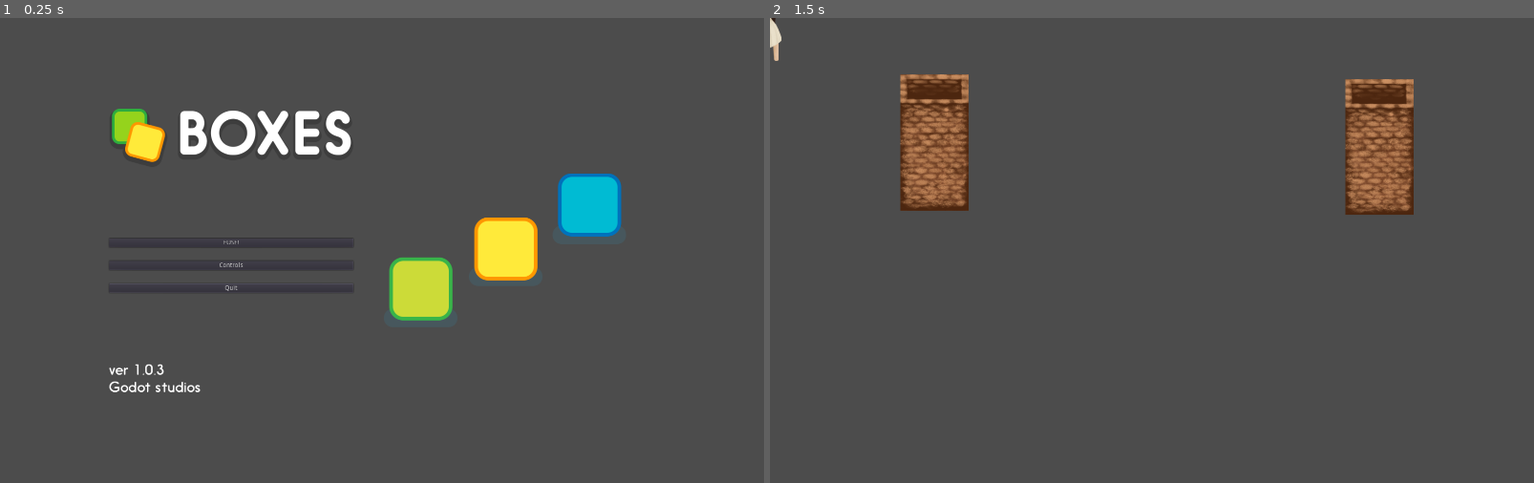
Above: before the commit, frames 1-2 (left to right).
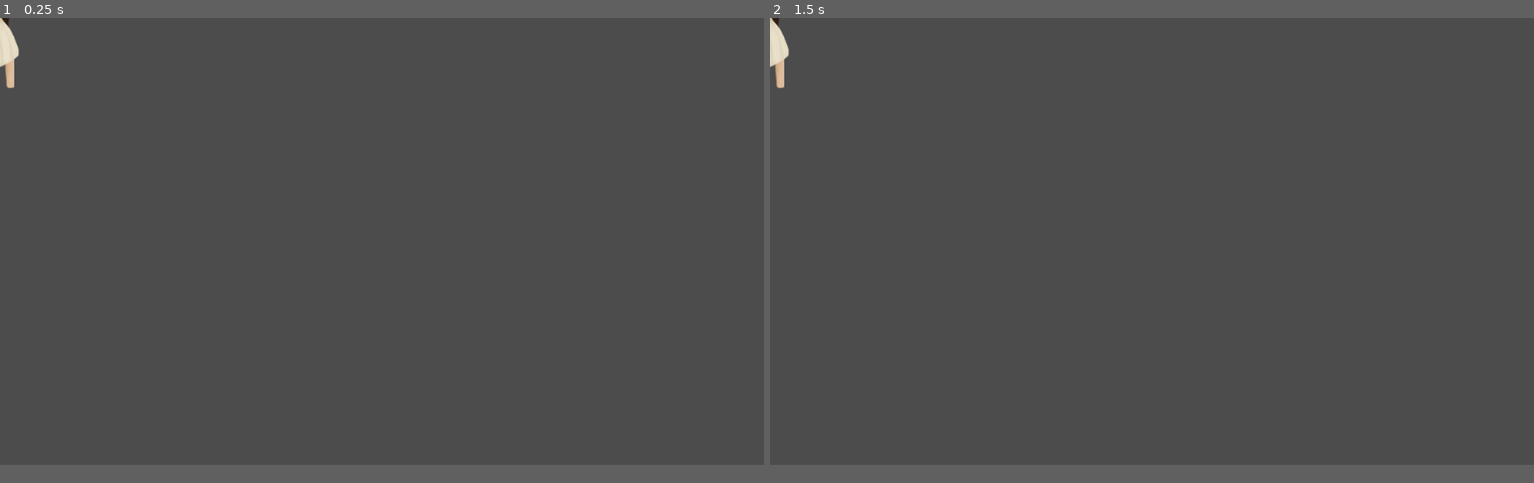
Above: after the commit, the same moments.

Repository: xenoexplorator/Ymir
Game: Godot game, scene res://Scenes/Player.tscn
The game is run twice, just before and just after one commit, with the same random seed, the same clock (stepped at 60 frames per second) and the same inputs. Before the commit the project starts from res://Root.tscn.
Inputs (mouse positions are in pixels of both pictures, inside the frame that each line leads up to):
- Up to frame 1 (0.25 s): no input
- Up to frame 2 (1.5 s): click (999, 241) at 0.5 s, where only the run before the commit has a clickable "FUSE!"; tap Enter at 1.25 s
In our replay, the window is 800x487 before the commit and 800x468 after it. These sizes can differ from the game's own. Grey fills any space a smaller window leaves; there, only what the larger window draws over its background counts as a difference.

The runs differ from the first frame. In frame 1, 5.6% of the frame differs, in the area x 0-82%, y 0-81%; in frame 2, 5.4%.

Commit message:
Bullet: gestion des collisions

Diff:
--- a/Scenes/Bullet.tscn
+++ b/Scenes/Bullet.tscn
@@ -8,13 +8,14 @@
 custom_solver_bias = 0.0
 radius = 10.0
 
-[node name="Bullet" type="KinematicBody2D" index="0"]
+[node name="Bullet" type="KinematicBody2D"]
 
 input_pickable = false
-collision_layer = 1
-collision_mask = 1
+collision_layer = 4
+collision_mask = 2
 collision/safe_margin = 0.08
 script = ExtResource( 1 )
+_sections_unfolded = [ "Collision" ]
 speed = 100
 
 [node name="Sprite" type="Sprite" parent="." index="0"]
--- a/project.godot
+++ b/project.godot
@@ -11,14 +11,14 @@
 [application]
 
 config/name="Ymir"
-run/main_scene="res://Root.tscn"
+run/main_scene="res://Scenes/Player.tscn"
 config/icon="res://icon.png"
 
-[display]
+[layer_names]
 
-window/size/width=1680
-window/size/height=1024
-window/size/resizable=false
+2d_physics/layer_1="Player"
+2d_physics/layer_2="Enemy"
+2d_physics/layer_3="Bullets"
 
 [rendering]
 
